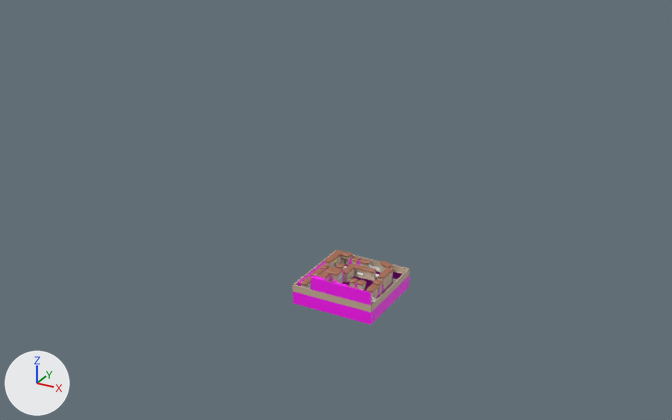
A saved change to the glTF model Objects/Level_1/Level_2.glb.
One viewpoint serves both versions: a 50 mm lens placed at (404.0, -680.0, 430.0), pointed at (9.0, 38.0, 71.0). Arrows for +X, +Y and +Z are at lower left; the lights stay in place. Where no turn or scale is listed for an object, it has been applied to the vertices.

In view in the first picture: 'InvisHitbox.014', 'InvisHitbox.023'.
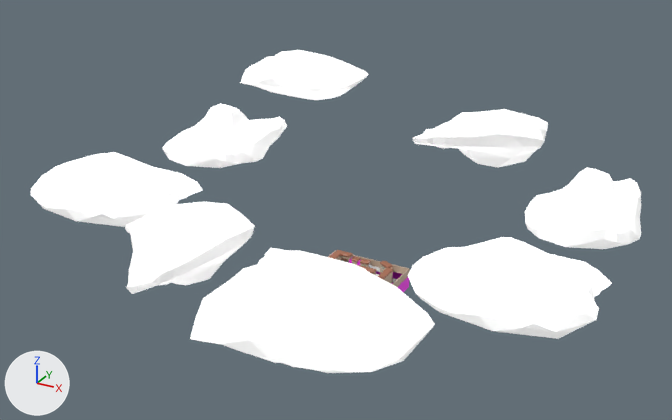
Location of each change, (x1, y1, x2, y2) in pixels of the pictures (672 x 420 px):
'Cloud.008', added
    after: (190, 248, 435, 373)
'Cloud.005', added
    after: (408, 237, 612, 339)
'Cloud.003', added
    after: (125, 201, 255, 294)
'Cloud.001', added
    after: (31, 152, 203, 227)
'Cloud.006', added
    after: (525, 167, 641, 249)
'Cloud.007', added
    after: (413, 109, 548, 168)
'Cloud.002', added
    after: (163, 103, 287, 168)
'Cloud.004', added
    after: (240, 50, 369, 100)
'InvisHitbox.023', unchanged, covered by the edit
    before: (293, 263, 410, 325)
    after: (376, 271, 409, 292)

Edits to the bpy script that builds the scene:
```text
Add img_image_2:
    img_image_2 = load_image('Image_2', '_unpacked/Image_2', 2048, 2048, 'sRGB')
Add img_image_2_001:
    img_image_2_001 = load_image('Image_2.001', '_unpacked/Image_2.001', 2048, 2048, 'sRGB')
Add mat_material_0:
    mat_material_0 = bpy.data.materials.new('Material_0')
    # colours: white #ffffff
    # uses the picture img_image_2
Add mat_material_0_001:
    mat_material_0_001 = bpy.data.materials.new('Material_0.001')
    # colours: white #ffffff
    # uses the picture img_image_2_001
Add me_mesh_0_007:
    me_mesh_0_007.from_pydata(...)  # 106 vertices, 208 faces; spans x -77.0..77.0, y -66.0..66.0, z -49.0..0.0
    me_mesh_0_007.materials.append(mat_material_0)
Add me_mesh_0_006:
    me_mesh_0_006.from_pydata(...)  # 115 vertices, 226 faces; spans x -54.0..73.6, y -70.2..66.4, z -59.1..0.0
    me_mesh_0_006.materials.append(mat_material_0_001)
Add me_mesh_0_005:
    me_mesh_0_005.from_pydata(...)  # 115 vertices, 226 faces; spans x -50.0..53.0, y -76.0..79.0, z 0.0..59.0
    me_mesh_0_005.materials.append(mat_material_0_001)
Add me_mesh_0_004:
    me_mesh_0_004.from_pydata(...)  # 106 vertices, 208 faces; spans x -77.0..77.0, y -66.0..66.0, z 0.0..49.0
    me_mesh_0_004.materials.append(mat_material_0)
Add me_mesh_0_002:
    me_mesh_0_002.from_pydata(...)  # 115 vertices, 226 faces; spans x -50.0..53.0, y -79.0..76.0, z -59.0..0.0
    me_mesh_0_002.materials.append(mat_material_0_001)
Add ob_cloud_008:
    ob_cloud_008 = bpy.data.objects.new('Cloud.008', me_mesh_0_007)
    ob_cloud_008.location = (136.6, -215.7, 139.0)
Add ob_cloud_007:
    ob_cloud_007 = bpy.data.objects.new('Cloud.007', me_mesh_0_006)
    ob_cloud_007.location = (69.6, 258.7, 114.8)
Add ob_cloud_006:
    ob_cloud_006 = bpy.data.objects.new('Cloud.006', me_mesh_0_005)
    ob_cloud_006.location = (228.7, 110.2, 73.3)
Add ob_cloud_005:
    ob_cloud_005 = bpy.data.objects.new('Cloud.005', me_mesh_0_004)
    ob_cloud_005.location = (210.8, -55.2, 73.1)
Add ob_cloud_004:
    ob_cloud_004 = bpy.data.objects.new('Cloud.004', me_mesh_0_007.copy())
    ob_cloud_004.location = (-166.2, 286.9, 139.0)
Add ob_cloud_003:
    ob_cloud_003 = bpy.data.objects.new('Cloud.003', me_mesh_0_002)
    ob_cloud_003.location = (-49.8, -135.8, 114.8)
Add ob_cloud_002:
    ob_cloud_002 = bpy.data.objects.new('Cloud.002', me_mesh_0_005.copy())
    ob_cloud_002.location = (-168.2, 110.2, 73.3)
Add ob_cloud_001:
    ob_cloud_001 = bpy.data.objects.new('Cloud.001', me_mesh_0_004.copy())
    ob_cloud_001.location = (-186.1, -55.2, 73.1)
```
